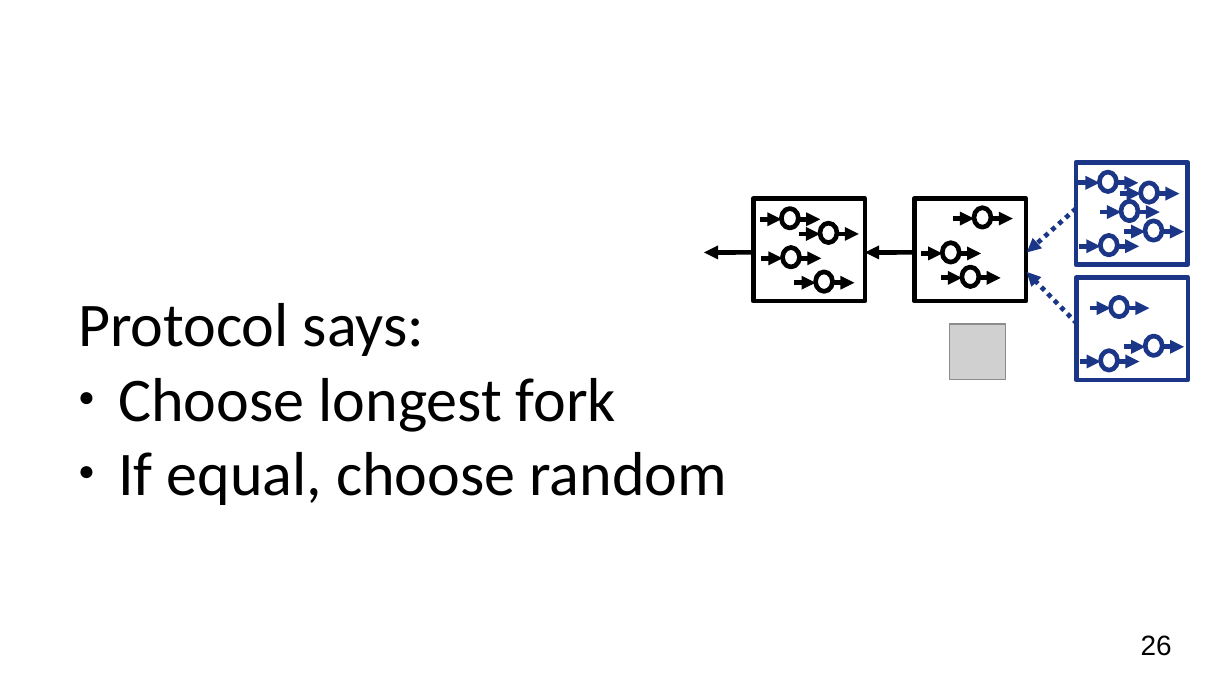
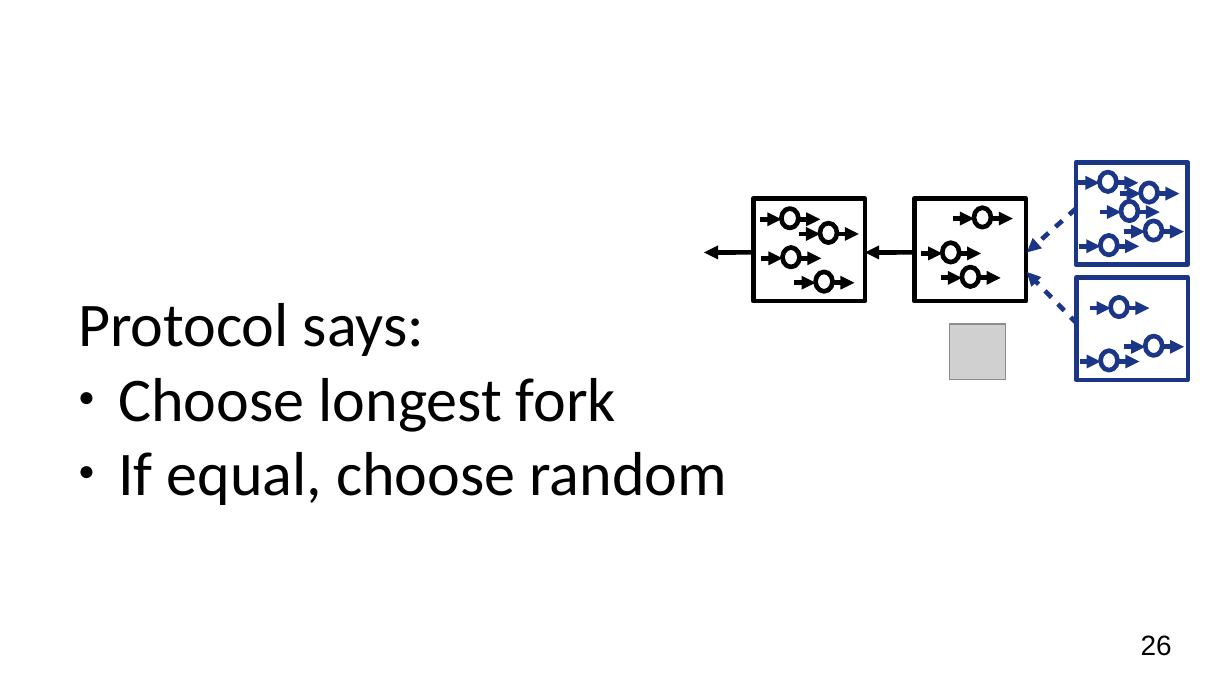
Before and after one commit to OrfeasLitos/blockchain_slides, a slide deck: slide 26 of presentation.pptx. Drawn at 1232x693 pixels with LibreOffice and Linux fonts; fonts in the diff are those of the drawing; grey boxes stand for pictures; background and template pictures are left out. Boxes give left, top, right and bottom in pixels: in the first picture for what was removed or moved away, otherwise in the second. Text is boxed around its words. In the diff, an @@ line names an element or a change of style, - is before the commit and + after.

```diff
--- a/presentation.pptx
+++ b/presentation.pptx
@@ arrow (1077, 209) - (1027, 253): stroke #1C3687 3 pt dashed to #1C3687 3 pt @@
@@ arrow (1078, 324) - (1027, 272): stroke #1C3687 3 pt dashed to #1C3687 3 pt @@
```
Also in this commit, not shown: 8 other slides changed, 2 other files.
